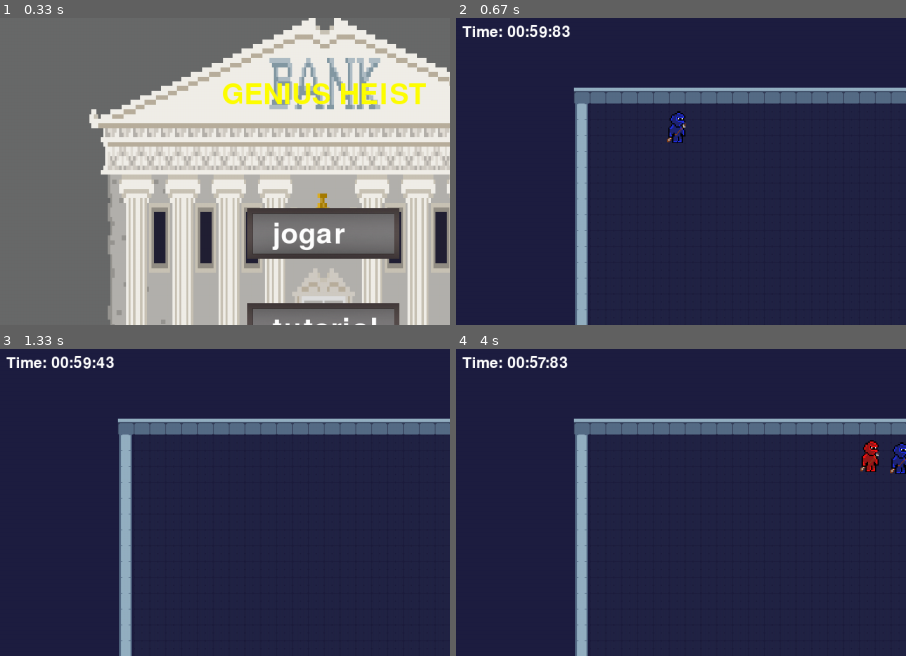
Above: before the commit, frames 1-4 (two rows, left to right).
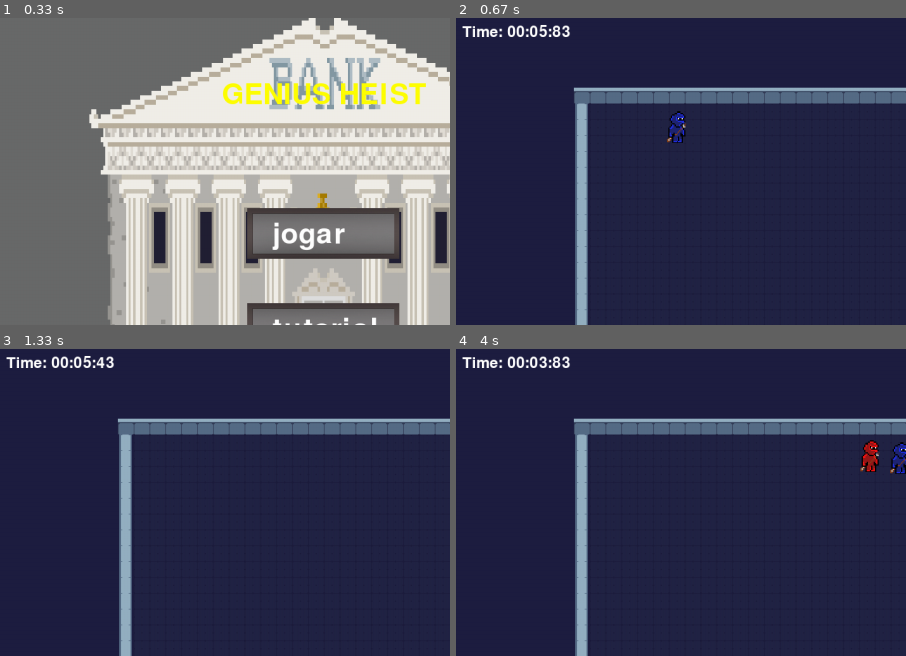
Above: after the commit, the same moments.

Repository: insper-classroom/devlife-23-1-projeto-pygame-gustavoc_sarti
Game: pygame game, started from main.py
The game is run twice, just before and just after one commit, with the same random seed, the same clock (stepped at 60 frames per second) and the same inputs.
Inputs (mouse positions are % of the whole screen's width and height, from its top left):
- Up to frame 1 (0.33 s): no input
- Up to frame 2 (0.67 s): click "jogar" at 0.38 s
- Up to frame 3 (1.33 s): hold Right 0.67-1.13 s; move the mouse to (46, 54) at 0.7 s; hold Up from 1.17 s (still down); hold W from 1.17 s (still down)
- Up to frame 4 (4 s): release Up at 1.47 s; release W at 1.47 s; hold Right 1.5-1.97 s; hold D 1.5-1.97 s; hold Left 2-2.53 s; hold A 2-2.53 s; hold Down 2.57-2.87 s; hold S 2.57-2.87 s; hold Up 2.9-3.27 s; hold W 2.9-3.27 s; hold Right from 3.63 s (still down); hold D from 3.63 s (still down)
The pictures show only the part of the screen within x 0-50%, y 0-50%; the shares and areas given below are measured in that part.

Frame 1 is identical in both runs. In frame 2, less than 0.1% of the frame differs, in the area x 16-21%, y 2-7%; in frame 3, less than 0.1%; in frame 4, 0.3%, in the area x 16-26%, y 2-7%.

Commit message:
play again volta para o jogo

Diff:
--- a/game.py
+++ b/game.py
@@ -7,7 +7,7 @@
 class Timer:
     def __init__(self):
         self.clock = pygame.time.Clock()
-        self.start = 6000
+        self.start = 600
         self.clock.tick(100)
 
     def time(self):
@@ -79,8 +79,14 @@
         pygame.display.update()
 
     def start(self):
-        while self.atualiza_estado() and self.timer.time():
-            self.player1.move(self.walls)
-            self.player2.move(self.walls)
-            self.desenha()
-        self.gameover.start()
+        while self.atualiza_estado():
+            if self.gameover.reset:
+                self.timer = Timer()
+                self.gameover.reset = False
+            if self.timer.time():
+                self.player1.move(self.walls)
+                self.player2.move(self.walls)
+                self.desenha()
+            else:
+                self.gameover.desenha_gameover()
+                self.gameover.atualiza_estado()
--- a/gameover.py
+++ b/gameover.py
@@ -1,14 +1,15 @@
 from config import *
 import pygame
+
 
 class Gameover:
     def __init__(self):
         self.window = pygame.display.set_mode((SCREEN_WIDTH, SCREEN_HEIGHT))
         pygame.display.set_caption('Genius Heist - Game Over')
 
+        self.reset = False
         self.button = pygame.image.load('assets/images/menu/button_unselected.jpg')
         self.button = pygame.transform.scale(self.button, (240, 80))
-
         self.botoes = ['jogar novamente','sair']
         self.fonte_padrao = pygame.font.get_default_font()
         self.fonte = pygame.font.Font(self.fonte_padrao, 45)
@@ -53,12 +54,13 @@
                 exit()
             if event.type == pygame.MOUSEBUTTONDOWN and event.button == 1:
                 if self.clique_jogar_novamente():
-                    self.game.start()
+                    self.reset = True
+
                 if self.clique_sair():
                     pygame.quit()
                     exit()
         return True
 
     def start(self):
-         while self.atualiza_estado():
-              self.desenha_gameover()
+        while self.atualiza_estado():
+            self.desenha_gameover()
--- a/menu.py
+++ b/menu.py
@@ -1,6 +1,7 @@
 from config import *
 import game
 import pygame
+import gameover
 
 class Menu:
     #Inicializa os elementos graficos do menu.
@@ -8,6 +9,7 @@
         #Inicialização basica
         pygame.init()
         self.game = game.Game()
+        self.gameover = gameover.Gameover()
         pygame.display.set_caption("Menu")
         self.window = pygame.display.set_mode((SCREEN_WIDTH, SCREEN_HEIGHT))
 
@@ -77,6 +79,9 @@
             if event.type == pygame.MOUSEBUTTONDOWN:
                 if self.clique_jogar():
                     self.game.start()
+                    self.gameover.start()
+
+
                     return False
                 if self.clique_tutorial():
                     return False
